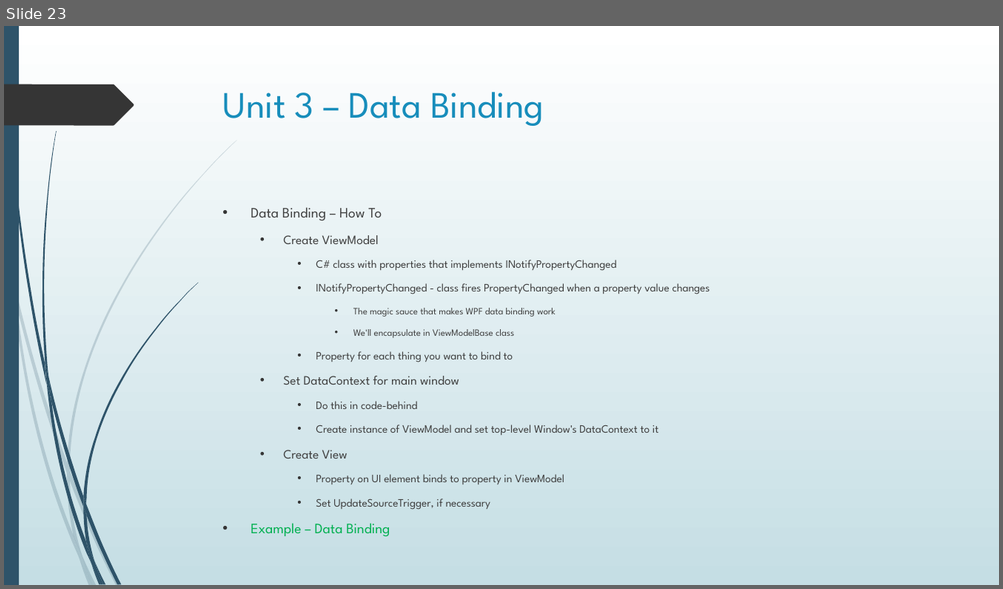
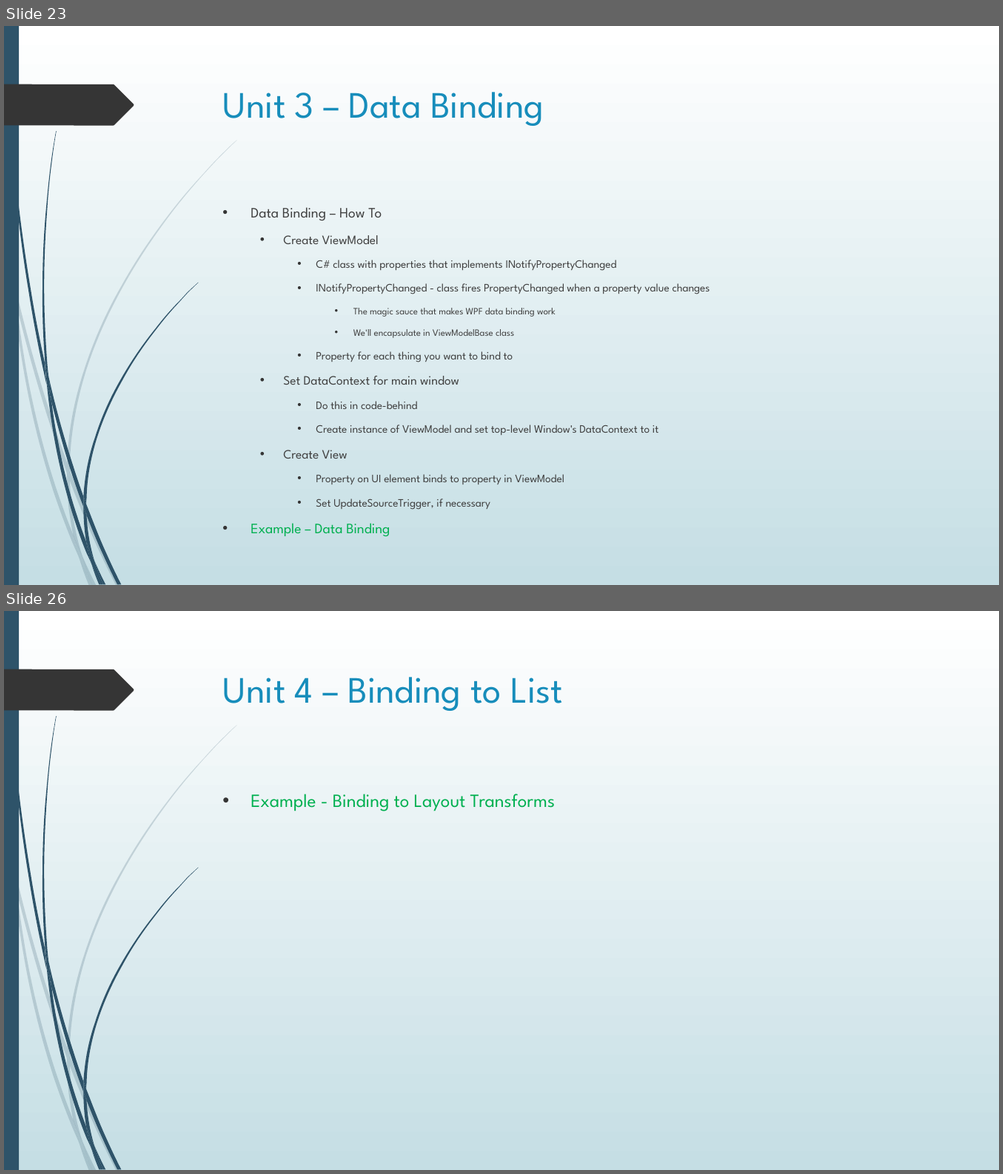
Before and after one commit to seanpsexton/wpf-workshop-solutions, a slide deck: WPF-Workshop-Sexton-Oct2023.pptx. Shown one above the other, each under a label of ours: slide 23 before the commit, slides 23 and 26 after it; the slides between them are not shown. The pictures are 1003x589 and 1003x1174 pixels, drawn with LibreOffice and Linux fonts; fonts in the diff are those of the drawing. Boxes give left, top, right and bottom in pixels: in the first picture for what was removed or moved away, otherwise in the second. Text is boxed around its words. In the diff, an @@ line names an element or a change of style, - is before the commit and + after.

Commit message:
Add content for Unit 4

```diff
--- a/WPF-Workshop-Sexton-Oct2023.pptx
+++ b/WPF-Workshop-Sexton-Oct2023.pptx
@@ slide 26 added at (4,611,999,1170), background gradient #FFFFFF to #C5DEE5; not listed: 24 template elements that a slide beside it also shows @@
@@ title added at (223,677,563,711), 36 pt, text #178DBB @@
+Unit 4 – Binding to List
@@ text added at (250,794,555,812), 18 pt, text #00B050 @@
+• Example - Binding to Layout Transforms
```
Also in this commit, not shown: 5 other slides added.
